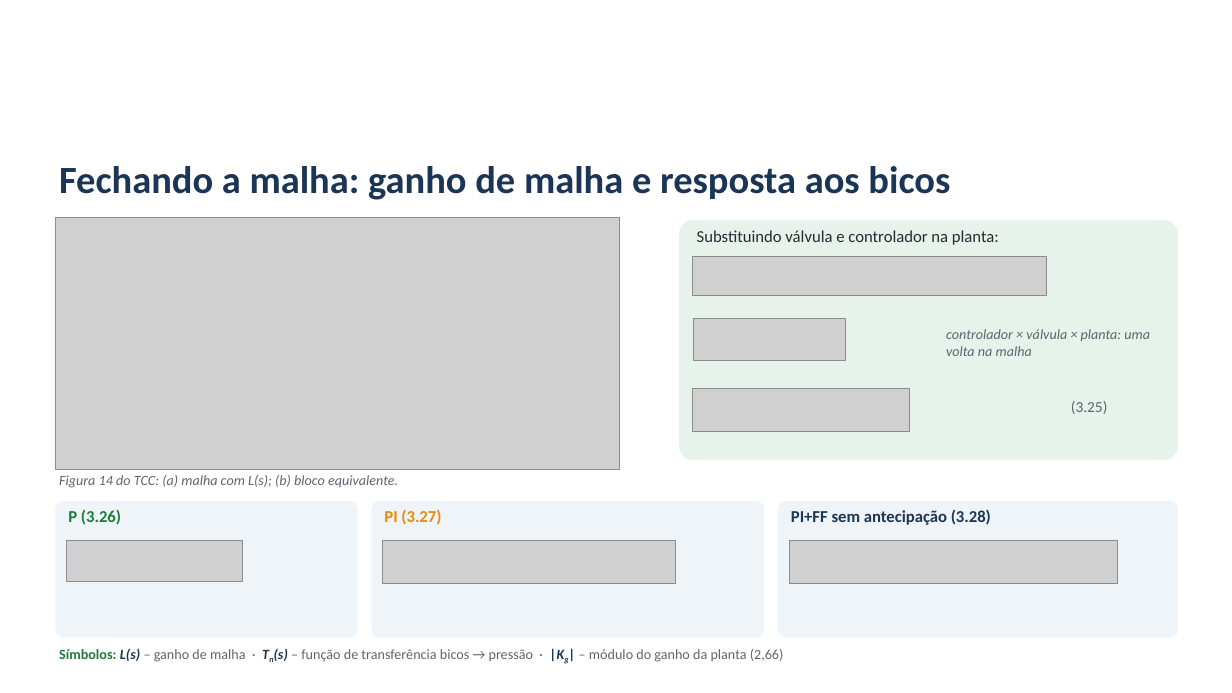
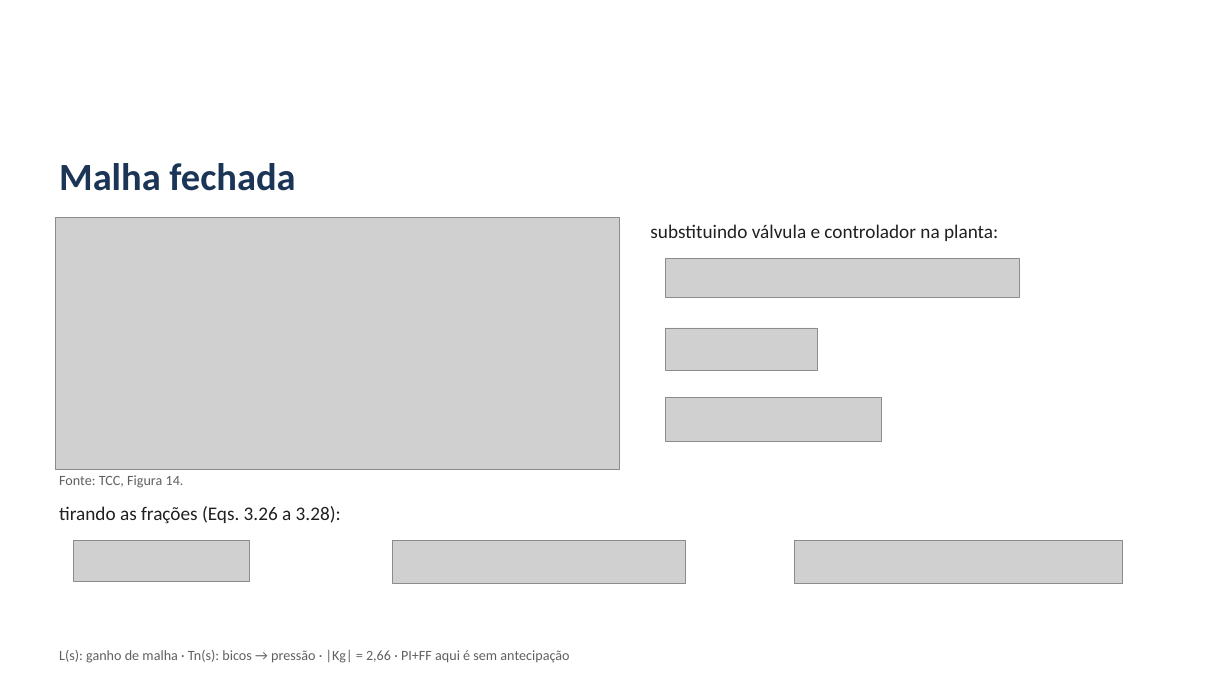
Before and after one commit to alexteroltismart/tcc, a slide deck: slide 15 of docs/Apresentacao_Banca_TCC_v25.pptx. Drawn at 1232x693 pixels with LibreOffice and Linux fonts; fonts in the diff are those of the drawing; grey boxes stand for pictures; background and template pictures are left out. Boxes give left, top, right and bottom in pixels: in the first picture for what was removed or moved away, otherwise in the second. Text is boxed around its words. In the diff, an @@ line names an element or a change of style, - is before the commit and + after.

```diff
--- a/docs/Apresentacao_Banca_TCC_v25.pptx
+++ b/docs/Apresentacao_Banca_TCC_v25.pptx
@@ text "Malha fechada" at <box>59,163,295,191</box>: vertical alignment middle to top @@
@@ text at <box>59,163,295,191</box>: text changed @@
-Fechando a malha: ganho de malha e resposta aos bicos
+Malha fechada
@@ text at <box>650,224,998,241</box>: text changed; size 13 to 15 pt; text colour #262B33 to #202020 @@
-Substituindo válvula e controlador na planta:
+substituindo válvula e controlador na planta:
@@ rounded rectangle removed at <box>679,220,1178,460</box> @@
@@ picture: place and size @@
-picture at <box>693,257,1047,296</box>
+picture at <box>665,259,1019,298</box>
@@ picture added at <box>665,328,818,371</box> @@
@@ picture removed at <box>693,319,846,361</box> @@
@@ text removed at <box>946,329,1150,356</box> @@
-controlador × válvula × planta: uma volta na malha
@@ picture: place and size @@
-picture at <box>693,388,909,432</box>
+picture at <box>665,397,882,441</box>
@@ text removed at <box>1071,401,1108,414</box> @@
-(3.25)
@@ text at <box>59,475,184,488</box>: text changed; text colour #5B6670 to #606060; italic off @@
-Figura 14 do TCC: (a) malha com L(s); (b) bloco equivalente.
+Fonte: TCC, Figura 14.
@@ rounded rectangle removed at <box>55,501,358,638</box> @@
@@ text added at <box>59,506,341,524</box>, 15 pt, text #202020 @@
+tirando as frações (Eqs. 3.26 a 3.28):
@@ rounded rectangle removed at <box>372,501,764,638</box> @@
@@ text removed at <box>384,509,441,525</box> @@
-PI (3.27)
@@ rounded rectangle removed at <box>778,501,1178,638</box> @@
@@ text removed at <box>68,510,121,525</box> @@
-P (3.26)
@@ text removed at <box>791,510,991,525</box> @@
-PI+FF sem antecipação (3.28)
@@ picture: place and size @@
-picture at <box>67,541,242,581</box>
+picture at <box>74,541,250,581</box>
@@ picture: place and size @@
-picture at <box>383,541,676,583</box>
+picture at <box>393,541,686,583</box>
@@ picture: place and size @@
-picture at <box>789,541,1117,584</box>
+picture at <box>795,541,1123,584</box>
@@ text at <box>59,650,569,663</box>: text changed; text colour #5B6670 to #606060 @@
-Símbolos: L(s) – ganho de malha · Tn(s) – função de transferência bicos → pressão · |Kg| – módulo do ganho da planta (2,66)
+L(s): ganho de malha · Tn(s): bicos → pressão · |Kg| = 2,66 · PI+FF aqui é sem antecipação
```
Also in this commit, not shown: 24 other slides changed, 1 slide removed, 4 other files.
